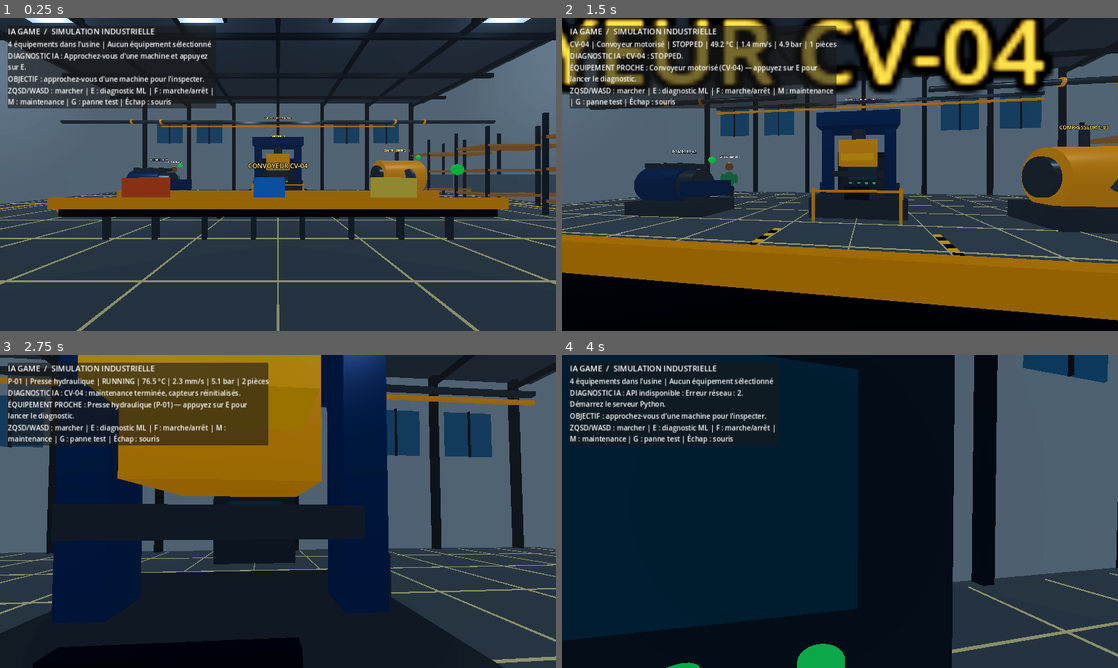
Above: before the commit, frames 1-4 (two rows, left to right).
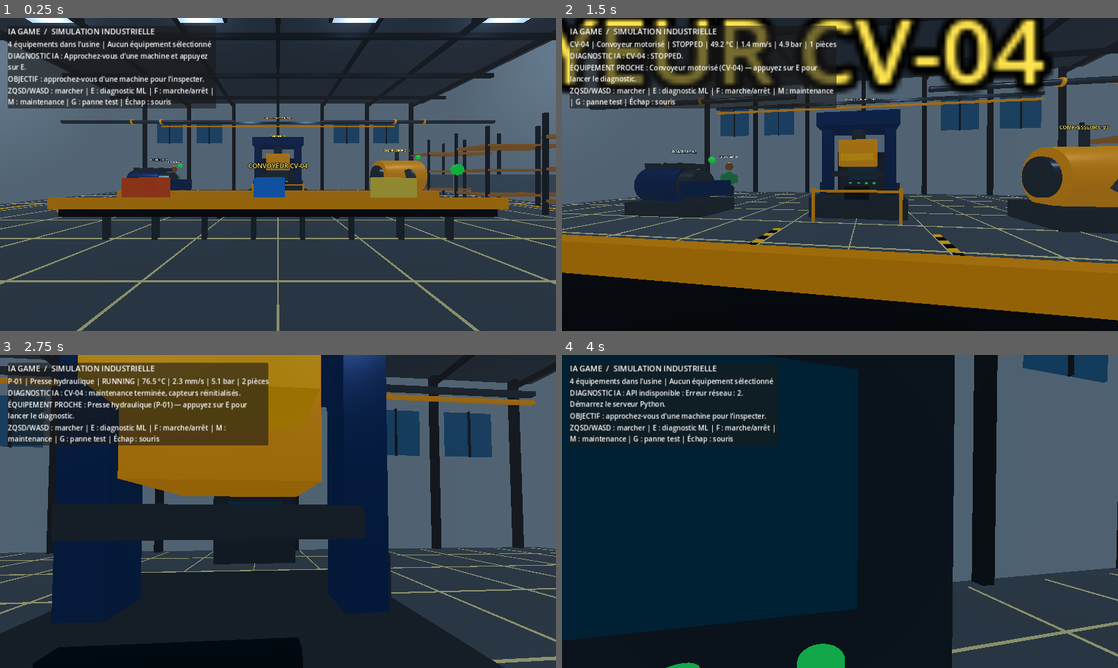
Above: after the commit, the same moments.

Repository: danielservice225-dot/ia-game-moteur
Game: Godot game, scene res://scenes/main.tscn
Two runs of this game, one before a commit and one after it. Both use one fixed random seed, a clock stepped at 60 frames per second and the inputs below.
Inputs (mouse positions are in pixels of both pictures, inside the frame that each line leads up to):
- Up to frame 1 (0.25 s): no input
- Up to frame 2 (1.5 s): tap E (interact) at 0.5, 0.6, 1.25 s; move the mouse to (867, 174) at 0.52 s; hold W (move_forward) from 0.53 s (still down); move the mouse to (812, 174) at 1.27 s; tap F at 1.35 s
- Up to frame 3 (2.75 s): keep holding W (move_forward); tap E (interact) at 2 s; move the mouse to (289, 505) at 2.02 s; tap M at 2.1 s
- Up to frame 4 (4 s): keep holding W (move_forward); tap E (interact) at 2.75, 3.5, 3.6 s; move the mouse to (834, 517) at 2.77 s; tap G at 2.85 s; move the mouse to (878, 514) at 3.52 s

The runs differ from the first frame. In frame 1, less than 0.1% of the frame differs, in the area x 29-74%, y 31-48%; in frame 2, 1.8%, in the area x 0-99%, y 0-45%; in frame 3, less than 0.1%; in frame 4, less than 0.1%.

Commit message:
perf(godot): disable costly post-processing for legacy GPU

Diff:
--- a/godot_game/scenes/main.tscn
+++ b/godot_game/scenes/main.tscn
@@ -9,9 +9,9 @@
 ambient_light_color = Color(0.62, 0.7, 0.78, 1)
 ambient_light_energy = 0.75
 tonemap_mode = 2
-glow_enabled = true
+glow_enabled = false
 glow_intensity = 0.25
-ssao_enabled = true
+ssao_enabled = false
 ssao_radius = 2.0
 ssao_intensity = 1.25
 fog_enabled = true
